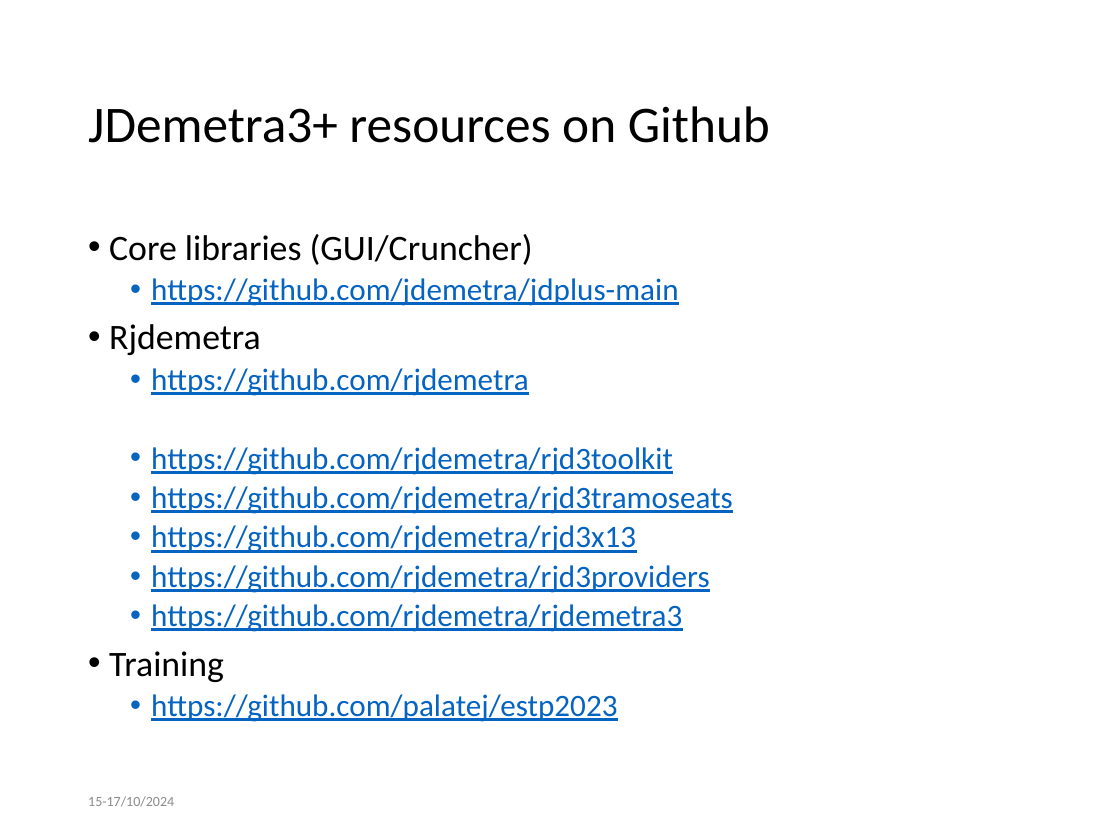
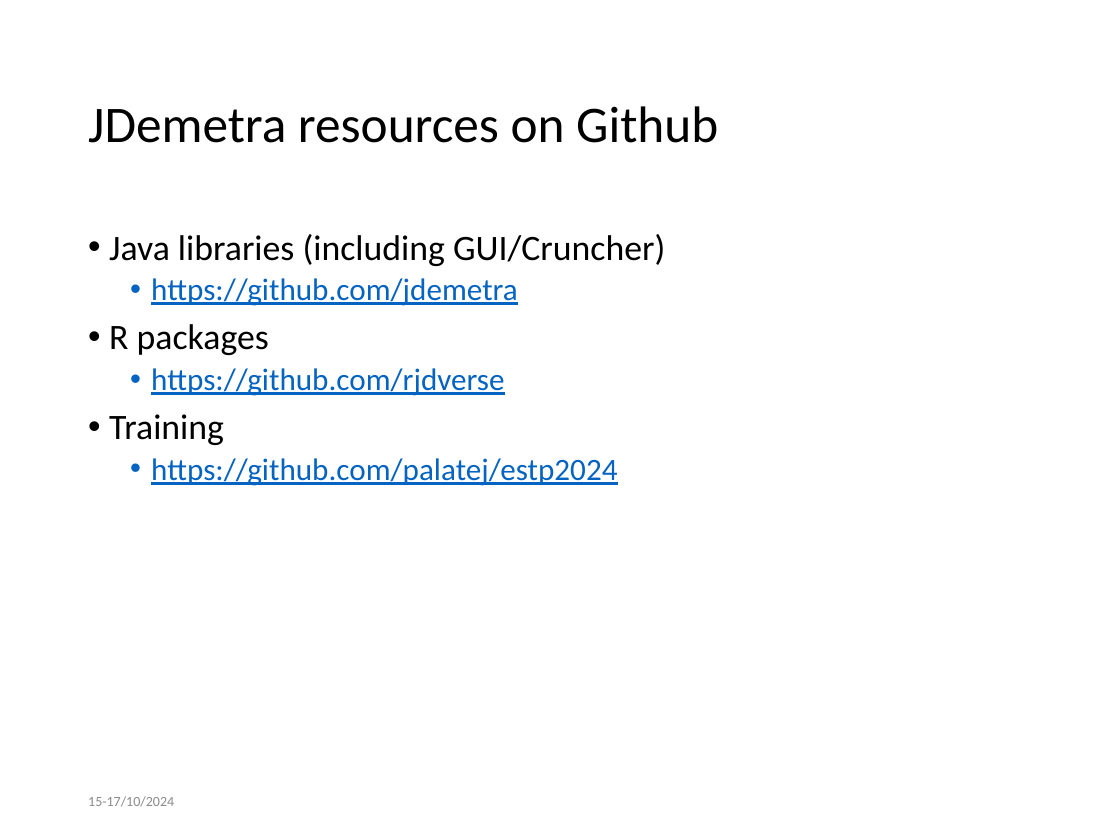
Before and after one commit to palatej/ESTP2024, a slide deck: slide 9 of Presentations/1.4 JD+ on Github.pptx. Drawn at 1120x840 pixels with LibreOffice and Linux fonts; fonts in the diff are those of the drawing. Boxes give left, top, right and bottom in pixels: in the first picture for what was removed or moved away, otherwise in the second. Text is boxed around its words. In the diff, an @@ line names an element or a change of style, - is before the commit and + after.

```diff
--- a/Presentations/1.4 JD+ on Github.pptx
+++ b/Presentations/1.4 JD+ on Github.pptx
@@ title at (x1=88, y1=106, x2=718, y2=143): text changed @@
-JDemetra3+ resources on Github
+JDemetra resources on Github
@@ text at (x1=109, y1=234, x2=665, y2=396): text changed @@
-• Core libraries (GUI/Cruncher)
-  • https://github.com/jdemetra/jdplus-main
-• Rjdemetra
-  • https://github.com/rjdemetra
-  • https://github.com/rjdemetra/rjd3toolkit
-  • https://github.com/rjdemetra/rjd3tramoseats
-  • https://github.com/rjdemetra/rjd3x13
-  • https://github.com/rjdemetra/rjd3providers
-  • https://github.com/rjdemetra/rjdemetra3
+• Java libraries (including GUI/Cruncher)
+  • https://github.com/jdemetra
+• R packages
+  • https://github.com/rjdverse
@@ text at (x1=151, y1=458, x2=617, y2=486): text changed @@
-  • https://github.com/palatej/estp2023
+  • https://github.com/palatej/estp2024
```
Also in this commit, not shown: 1 slide removed, 12 other files.
